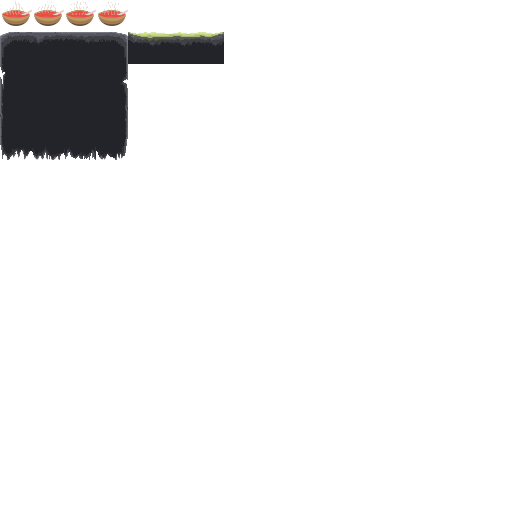
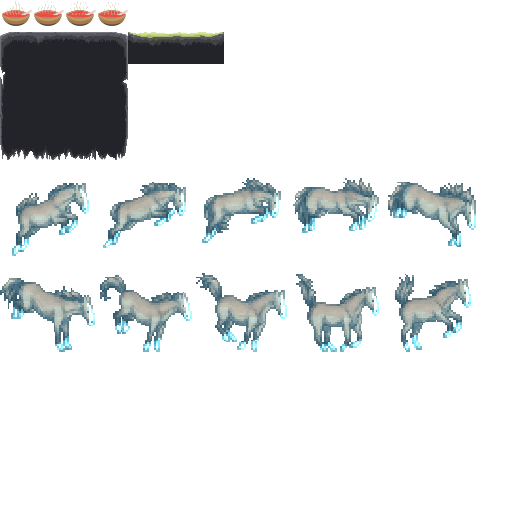
Layered file, before and after one edit (512x512). Changes by layer:
added group "Grupa 1" with 10 layers in group "Obszar kompozycji 1" over [0, 178, 476, 352]
added layer "Warstwa 48" in group "Grupa 1" over [395, 274, 471, 352]
added layer "Warstwa 47" in group "Grupa 1" over [296, 274, 379, 352]
added layer "Warstwa 46" in group "Grupa 1" over [196, 273, 287, 352]
added layer "Warstwa 45" in group "Grupa 1" over [100, 275, 192, 352]
added layer "Warstwa 44" in group "Grupa 1" over [0, 278, 95, 352]
added layer "Warstwa 43" in group "Grupa 1" over [388, 182, 476, 247]
added layer "Warstwa 42" in group "Grupa 1" over [293, 178, 379, 233]
added layer "Warstwa 41" in group "Grupa 1" over [202, 178, 281, 243]
added layer "Warstwa 40" in group "Grupa 1" over [103, 182, 186, 248]
added layer "Warstwa 39" in group "Grupa 1" over [12, 183, 89, 256]
